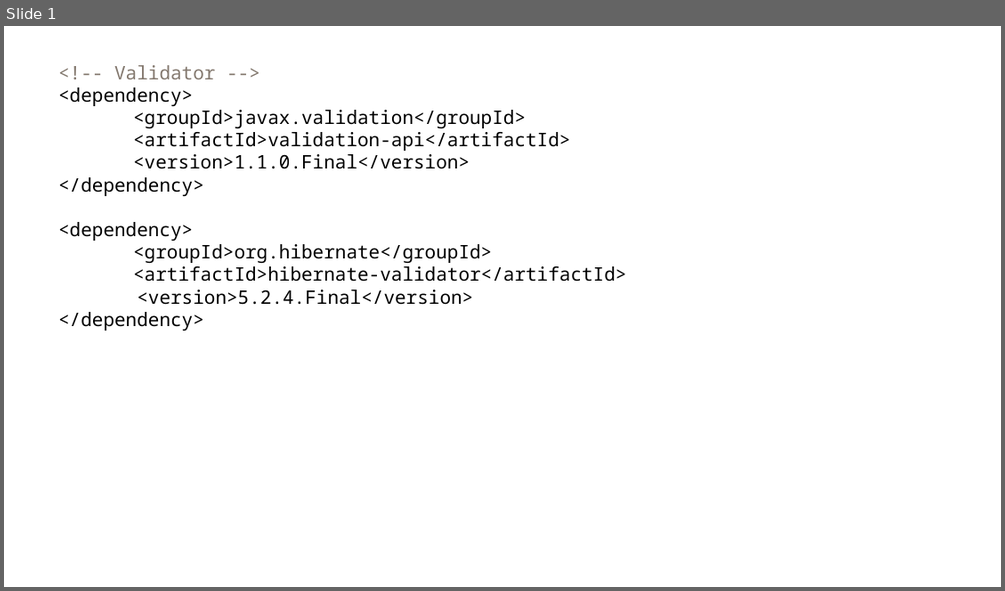
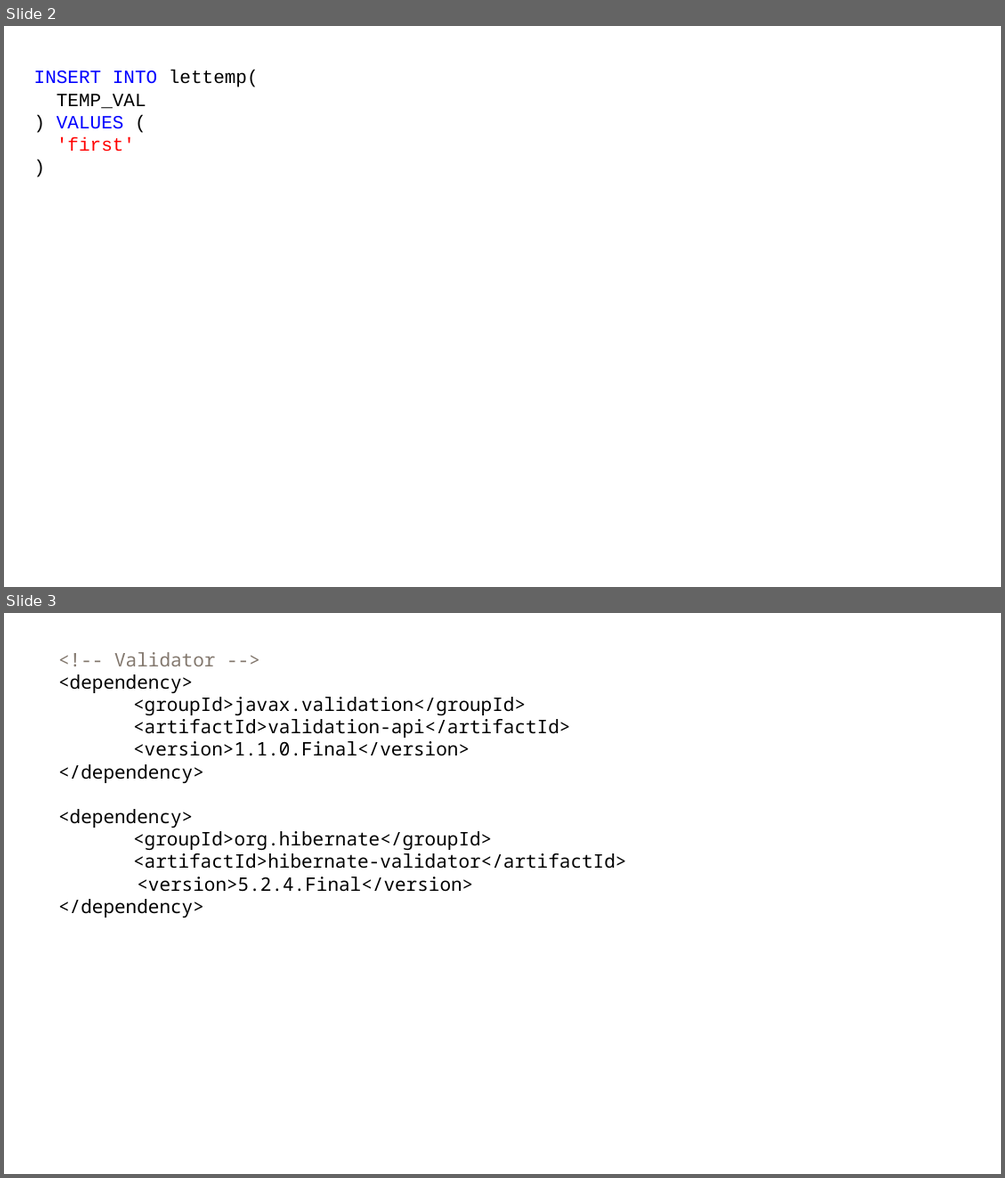
Before and after one commit to seongjinmoon/study2022, a slide deck: homepage2022/Document/강의/4주차/4주차 수업자료.pptx. Shown one above the other, each under a label of ours: slide 1 before the commit, slides 2 and 3 after it. The pictures are 1005x591 and 1005x1178 pixels, drawn with LibreOffice and Linux fonts; fonts in the diff are those of the drawing. Boxes give left, top, right and bottom in pixels: in the first picture for what was removed or moved away, otherwise in the second. Text is boxed around its words. In the diff, an @@ line names an element or a change of style, - is before the commit and + after.

```diff
--- a/homepage2022/Document/강의/4주차/4주차 수업자료.pptx
+++ b/homepage2022/Document/강의/4주차/4주차 수업자료.pptx
@@ slide 2 added at [4, 26, 1001, 587], background #FFFFFF @@
@@ text added at [34, 70, 259, 151], 18 pt, text #000000 @@
+INSERT INTO lettemp(
+TEMP_VAL
+) VALUES (
+'first'
+)
@@ what was slide 1 is now slide 3 @@
```
Also in this commit, not shown: 1 slide changed.
